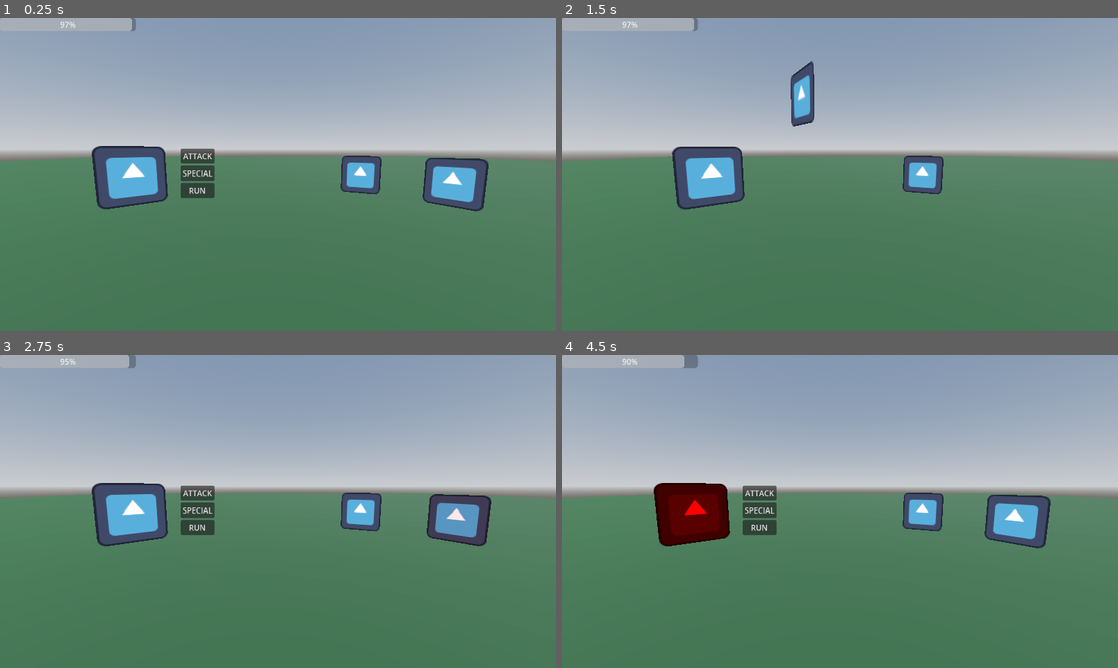
Above: before the commit, frames 1-4 (two rows, left to right).
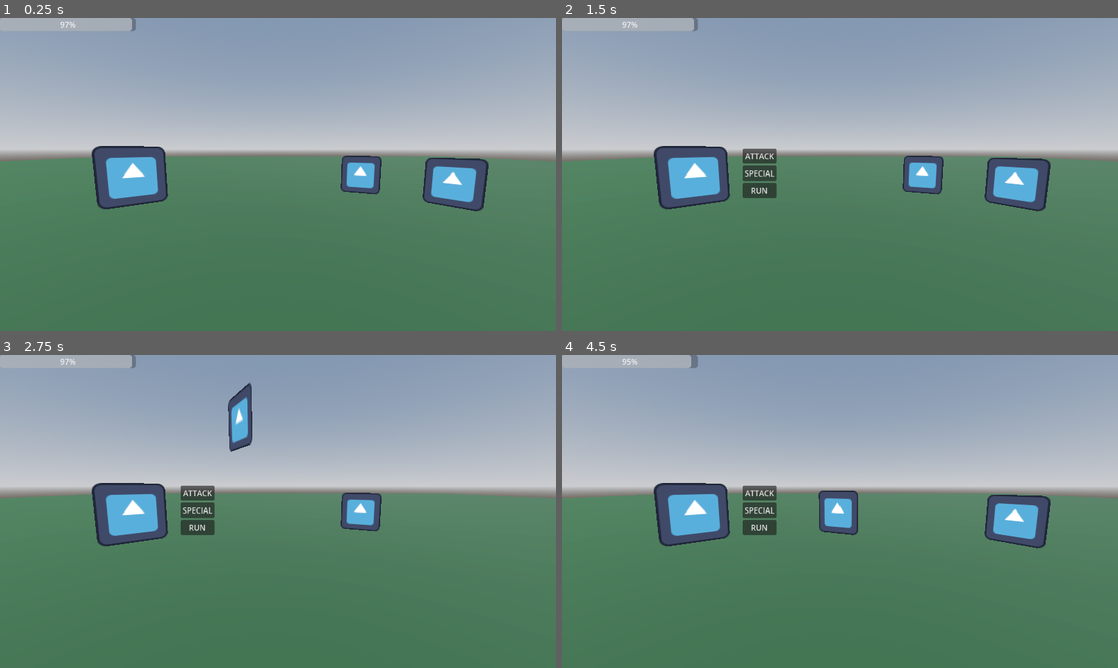
Above: after the commit, the same moments.

Repository: pollution0504/diceGame
Game: Godot game, scene res://Combat/battle_scene.tscn
Two runs of this game, one before a commit and one after it. Both use one fixed random seed, a clock stepped at 60 frames per second and the inputs below. The project has no main scene, so this scene is started directly. The engine's default icon, where the game draws it, is replaced by a stand-in: a white triangle on a blue panel in a dark square.
Inputs (mouse positions are in pixels of both pictures, inside the frame that each line leads up to):
- Up to frame 1 (0.25 s): no input
- Up to frame 2 (1.5 s): click (762, 155) at 0.5 s, where only the run before the commit has a clickable "ATTACK"; tap Enter (ui_accept) at 1.25 s; hold D (right) from 1.28 s (still down)
- Up to frame 3 (2.75 s): tap Enter (ui_accept) at 1.52, 2.27 s; release D (right) at 2.03 s; hold A (left) from 2.03 s (still down)
- Up to frame 4 (4.5 s): release A (left) at 2.78 s; hold D (right) 2.78-4.28 s; tap Enter (ui_accept) at 3.77 s; hold A (left) from 4.28 s (still down)

The runs differ from the first frame. In frame 1, 0.9% of the frame differs, in the area x 32-39%, y 41-58%; in frame 2, 5.4%, in the area x 16-88%, y 13-62%; in frame 3, 2.4%; in frame 4, 4.3%.

Commit message:
something funny

Diff:
--- a/Combat/battle_scene.gd
+++ b/Combat/battle_scene.gd
@@ -2,6 +2,10 @@
 
 # Signals make the flow much easier to manage
 signal target_selected(index)
+
+@onready var audio_stream_player_2d = $AudioStreamPlayer2D
+const battle_music = preload("uid://8qdwmyo1p1t8")
+const boxing_bell = preload("uid://bn56vppj5kewb")
 
 const COMBAT_MENU = preload("uid://dgjar6b8g0n50")
 
@@ -17,6 +21,14 @@
 var selection_index := 0
 
 func _ready():
+	audio_stream_player_2d.stream = boxing_bell
+	audio_stream_player_2d.play()
+
+	await audio_stream_player_2d.finished
+
+	audio_stream_player_2d.stream = battle_music
+	audio_stream_player_2d.play()
+
 	instantiate_entities()
 	start_battle()
 
@@ -35,7 +47,6 @@
 func advance_turn():
 	if check_battle_over():
 		return
-
 	if turn_queue.is_empty():
 		if current_turn == TURNS.ALLIES:
 			current_turn = TURNS.ENEMIES
@@ -56,10 +67,12 @@
 		await ally_turn(current_actor)
 
 func ally_turn(actor: BattleEntity):
+	print("ally turn")
 	player_menu.show()
 	# The menu will trigger _on_attack_decision via signal
 
 func enemy_turn(actor: BattleEnemy):
+	print("enemy turn")
 	await get_tree().create_timer(1.0).timeout # Small pause for "thinking"
 	var target = actor.choose_target([player])
 	if target:
--- a/Combat/battle_scene.tscn
+++ b/Combat/battle_scene.tscn
@@ -52,3 +52,5 @@
 [node name="EnemyMinion2" parent="." unique_id=1198589728 node_paths=PackedStringArray("visual_component") instance=ExtResource("3_omqys")]
 transform = Transform3D(0.5228442, 0, -0.23928848, 0, 0.57500005, 0, 0.23928848, 0, 0.5228442, 1.6465883, 0.36900675, 0.58346283)
 visual_component = NodePath(".")
+
+[node name="AudioStreamPlayer2D" type="AudioStreamPlayer2D" parent="." unique_id=1084181741]
Not shown, added: Music/Final Destination (stage) - Super Smash Bros. Brawl.mp3.import
Not shown, added: SFX/Boxing Bell Sound Effect.mp3.import
Not shown, added: Music/Final Destination (stage) - Super Smash Bros. Brawl.mp3
Not shown, added: SFX/Boxing Bell Sound Effect.mp3
